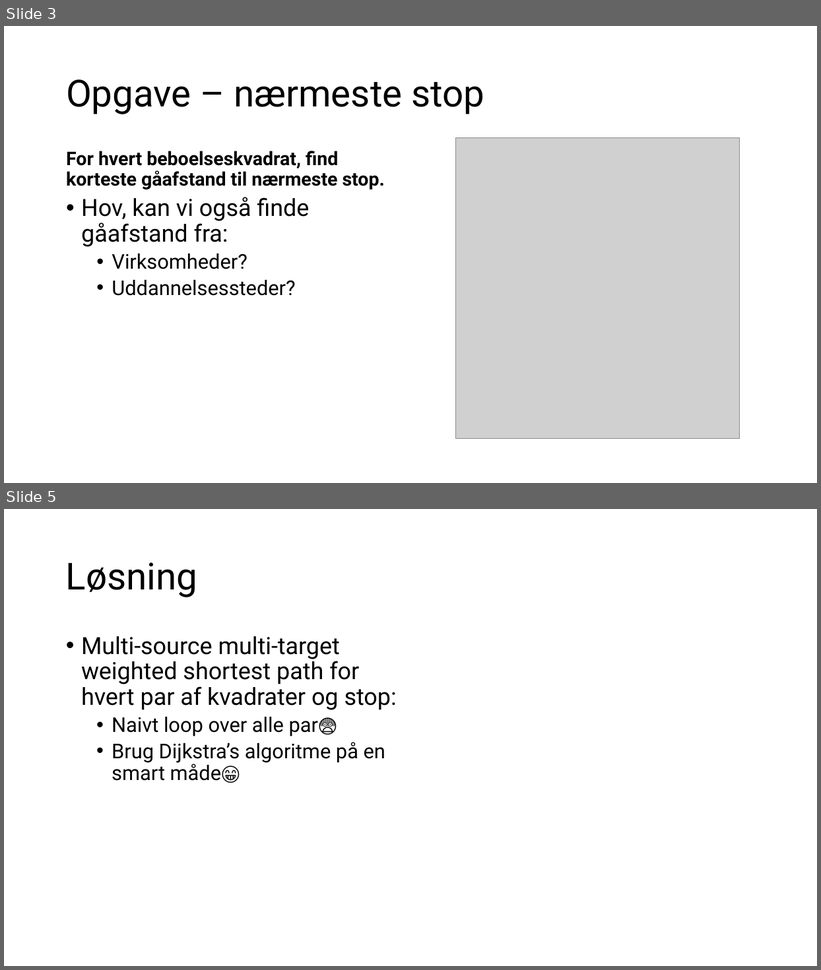
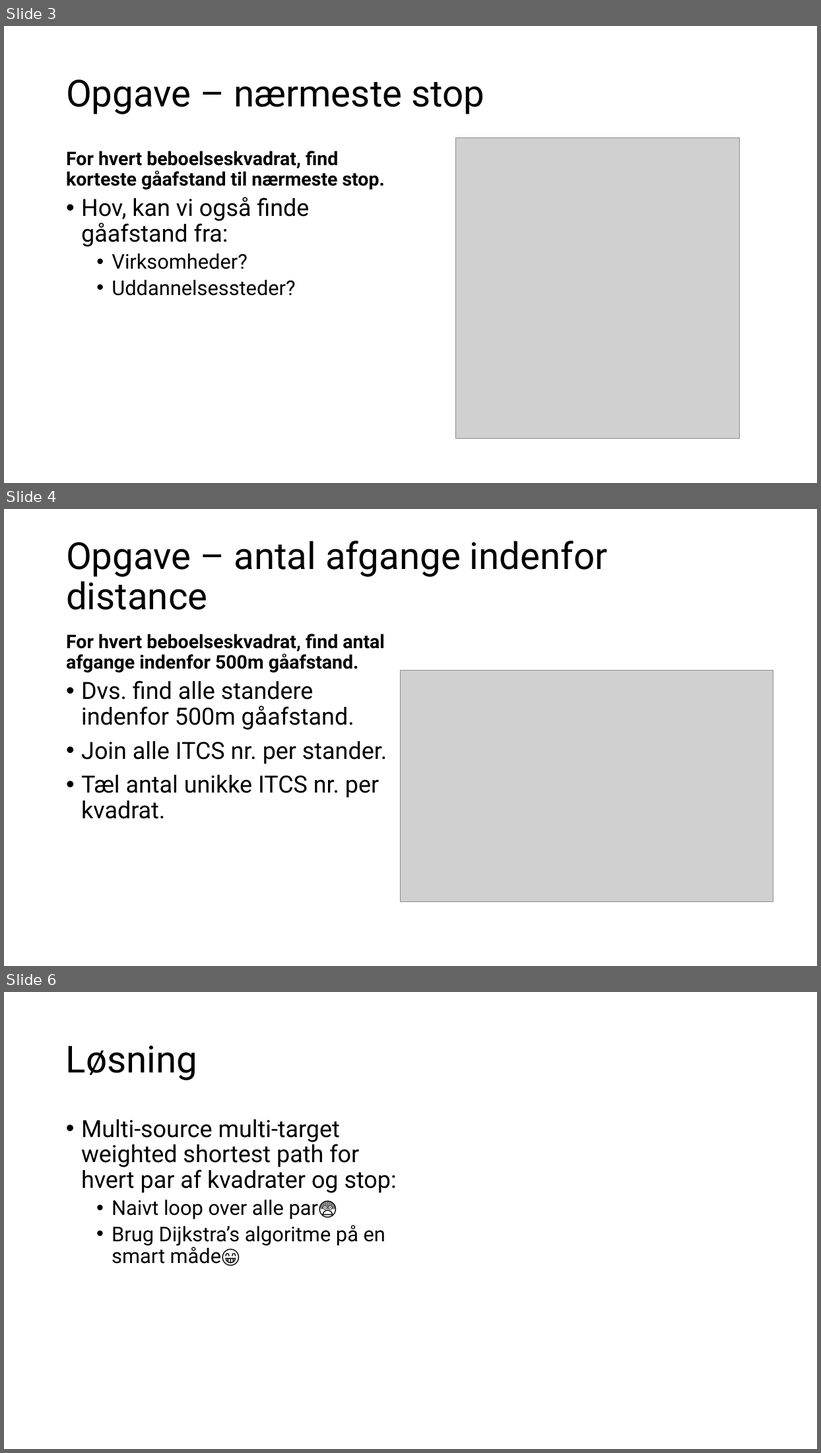
Before and after one commit to midttrafik/Kvadratnet, a slide deck: ERFA_præsentation.pptx. Shown one above the other, each under a label of ours: slides 3 and 5 before the commit, slides 3, 4 and 6 after it; the slides between them are not shown. The pictures are 821x970 and 821x1453 pixels, drawn with LibreOffice and Linux fonts; fonts in the diff are those of the drawing; grey boxes stand for pictures. Boxes give left, top, right and bottom in pixels: in the first picture for what was removed or moved away, otherwise in the second. Text is boxed around its words. In the diff, an @@ line names an element or a change of style, - is before the commit and + after.

```diff
--- a/ERFA_præsentation.pptx
+++ b/ERFA_præsentation.pptx
@@ slide 4 added at (4,509,817,966), background #FFFFFF @@
@@ title added at (66,541,608,610), 44 pt, text #000000 @@
+Opgave – antal afgange indenfor distance
@@ text added at (66,634,385,673), 22.2 pt, text #000000, bold @@
+For hvert beboelseskvadrat, find antal afgange indenfor 500m gåafstand.
@@ text added at (81,681,387,819), 28 pt, text #000000 @@
+• Dvs. find alle standere indenfor 500m gåafstand.
+• Join alle ITCS nr. per stander.
+• Tæl antal unikke ITCS nr. per kvadrat.
@@ picture added at (401,671,773,902) @@
@@ what was slide 5 is now slide 6 @@
```
Also in this commit, not shown: 4 slides changed, 12 other slides added.
